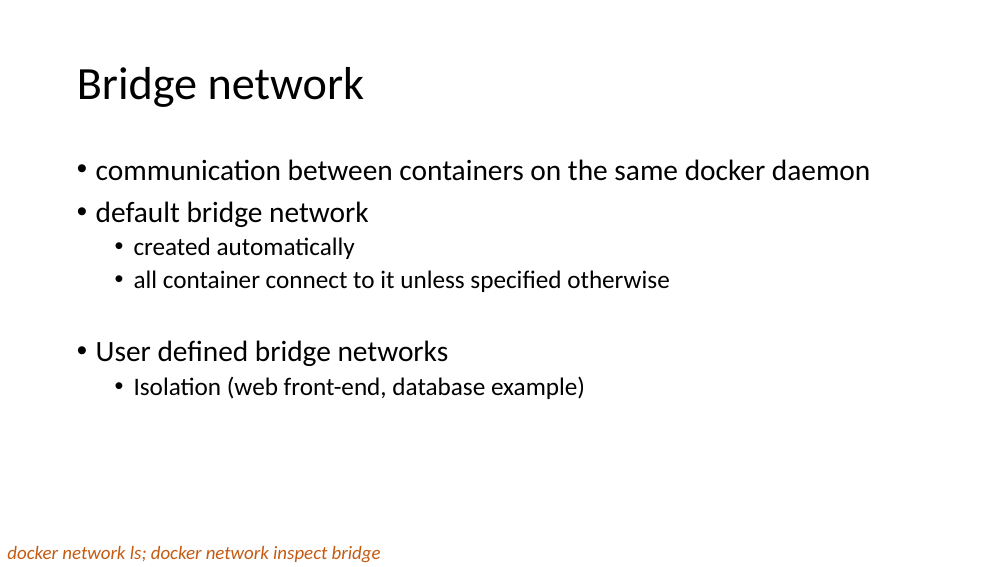
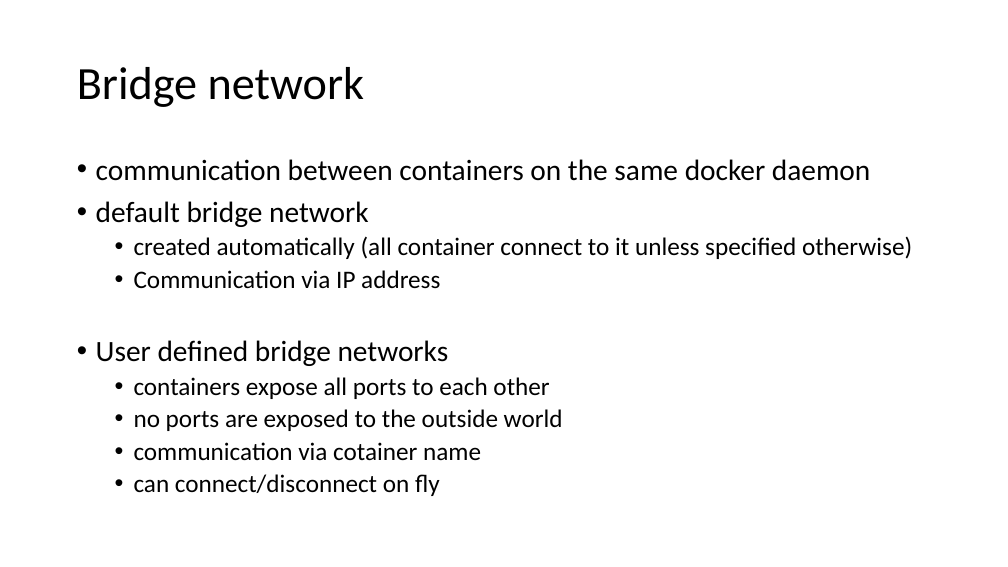
Before and after one commit to ERNICommunity/ESK-EPD-2018-Docker, a slide deck: slide 19 of src/_data/docker.pptx. Drawn at 1008x567 pixels with LibreOffice and Linux fonts; fonts in the diff are those of the drawing. Boxes give left, top, right and bottom in pixels: in the first picture for what was removed or moved away, otherwise in the second. Text is boxed around its words. In the diff, an @@ line names an element or a change of style, - is before the commit and + after.

Commit message:
Updated docker intro presentation

```diff
--- a/src/_data/docker.pptx
+++ b/src/_data/docker.pptx
@@ text at (134,236,912,289): text changed @@
-  • created automatically
-  • all container connect to it unless specified otherwise
+  • created automatically (all container connect to it unless specified otherwise)
+  • Communication via IP address
@@ text at (134,377,563,496): text changed @@
-  • Isolation (web front-end, database example)
+  • containers expose all ports to each other
+  • no ports are exposed to the outside world
+  • communication via cotainer name
+  • can connect/disconnect on fly
@@ text removed at (7,546,381,563) @@
-docker network ls; docker network inspect bridge
```
Also in this commit, not shown: 4 other slides changed.
